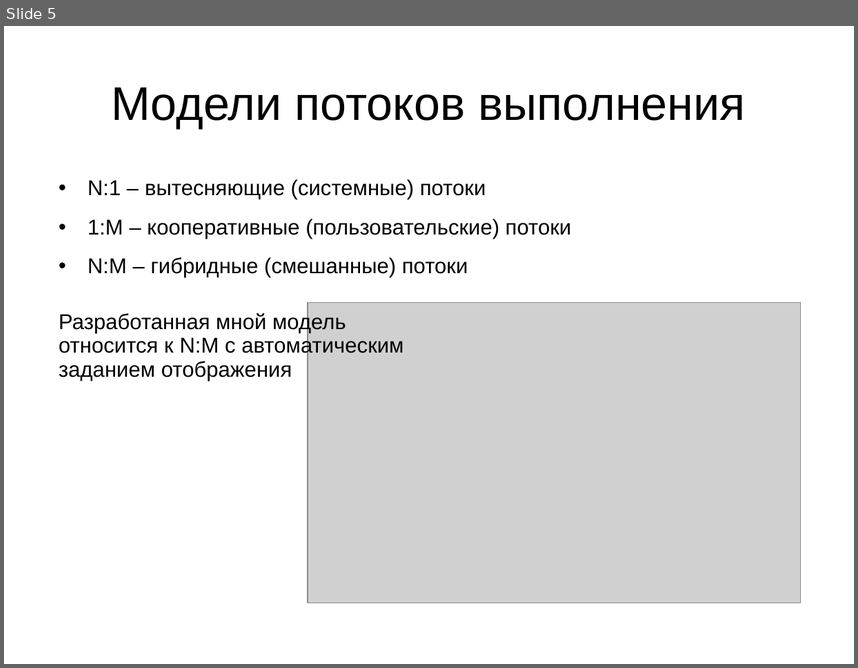
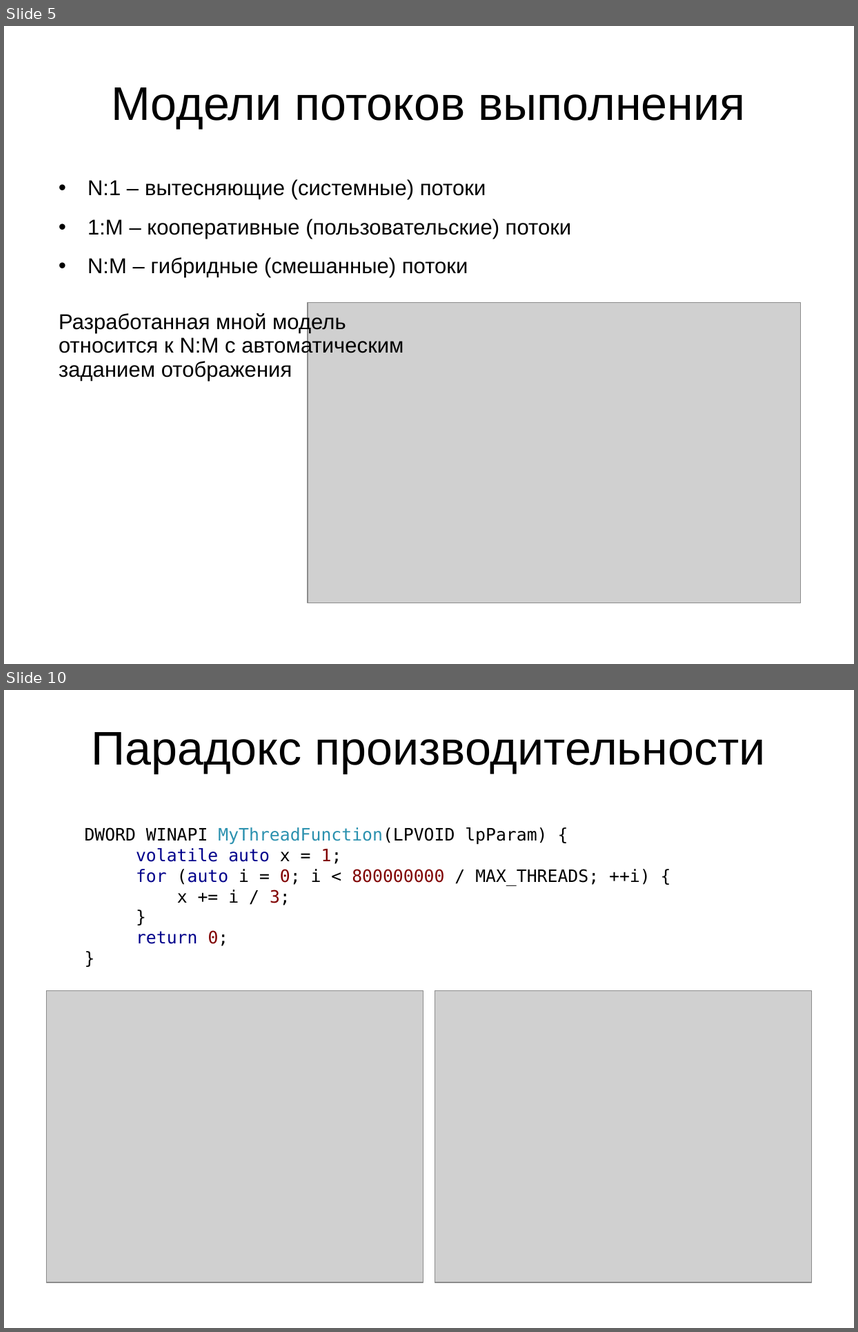
Before and after one commit to dizel3d/disser, a slide deck: Презентация.ppt. Shown one above the other, each under a label of ours: slide 5 before the commit, slides 5 and 10 after it; the slides between them are not shown. The pictures are 858x668 and 858x1332 pixels, drawn with LibreOffice and Linux fonts; fonts in the diff are those of the drawing; grey boxes stand for pictures. Boxes give left, top, right and bottom in pixels: in the first picture for what was removed or moved away, otherwise in the second. Text is boxed around its words. In the diff, an @@ line names an element or a change of style, - is before the commit and + after.

```diff
--- a/Презентация.ppt
+++ b/Презентация.ppt
@@ slide 10 added at <box>4,690,854,1328</box>, background #FFFFFF @@
@@ title added at <box>91,732,766,773</box>, 44 pt, text #000000 @@
+Парадокс производительности
@@ text added at <box>85,827,651,946</box>, 16 pt, text #000000 @@
+DWORD WINAPI MyThreadFunction(LPVOID lpParam) {
+volatile auto x = 1;
+for (auto i = 0; i < 800000000 / MAX_THREADS; ++i) {
+x += i / 3;
+}
+return 0;
+}
@@ picture added at <box>46,991,423,1283</box> @@
@@ picture added at <box>435,991,812,1283</box> @@
```
Also in this commit, not shown: 4 slides changed, 10 other slides added, 17 slides removed, 2 other files.
